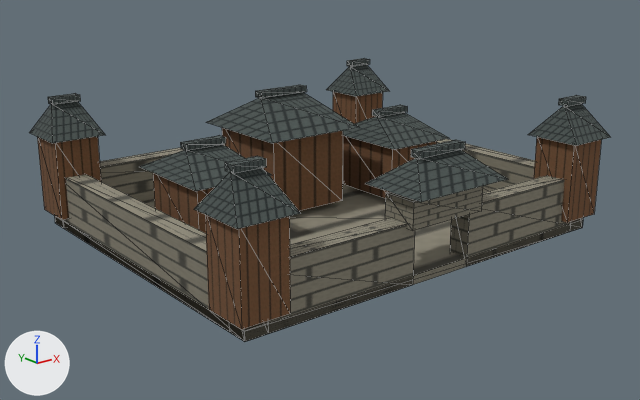
An edit to the glTF model app/src/main/assets/3d/sites/city1-lod1.glb, drawn before and after from the same camera.
Before and after are seen from a camera (50 mm lens) standing at (-2.54, -3.2, 1.41) and looking at (-0.03, -0.07, 0.15). Arrows for +X, +Y and +Z are at lower left; the lights stay in place. The older version comes first. Mesh edges are drawn as thin lines. Vertices at exactly the same position are counted once.
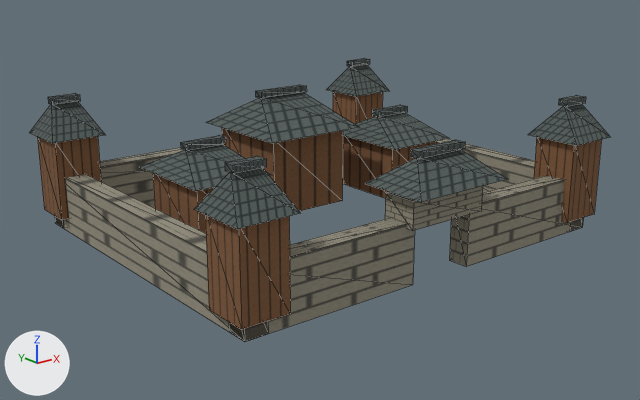
Scene script edits in JSON lines:
```json
{"block": "me_mesh_0", "where": "# used by ob_mesh_0; location = (0.0, 0.0, 0.0)"}
{"op": "remove", "block": "me_mesh_0", "code": "me_mesh_0.from_pydata(...)  # 212 vertices, 268 faces; spans x -1.04..1.04, y -0.94..0.89, z 0.0..0.63"}
{"op": "add", "block": "me_mesh_0", "code": "me_mesh_0.from_pydata(...)  # 208 vertices, 258 faces; spans x -1.04..1.04, y -0.94..0.89, z 0.0..0.63"}
{"block": "me_mesh_0", "change": "me_mesh_0 part 1"}
{"block": "me_mesh_0", "change": "4 vertices are removed from x -0.98..0.98, y -0.82..0.82, z 0.04"}
{"block": "me_mesh_0", "change": "268 faces are deleted"}
{"block": "me_mesh_0", "change": "258 new faces join them"}
{"block": "me_mesh_0", "change": "me_mesh_0 part 2: 208 kept faces spanning x -1.04..1.04, y -0.94..0.89, z 0.0..0.63 get new vertex colours; the middle colour goes from white #f3f3f3 to white #ffffff"}
```

What differs and where, as boxes [x1, y1, x2, y2] in the pictures (640 x 400 px; the box of a moved part takes in the faces that stretch with it):
```json
{"part": 1, "of": "me_mesh_0", "change": "moved or reshaped", "before": [50, 58, 585, 341], "after": [50, 58, 585, 257]}
{"part": 2, "of": "me_mesh_0", "change": "recoloured", "before": [38, 71, 575, 334], "after": [38, 71, 575, 334]}
```
